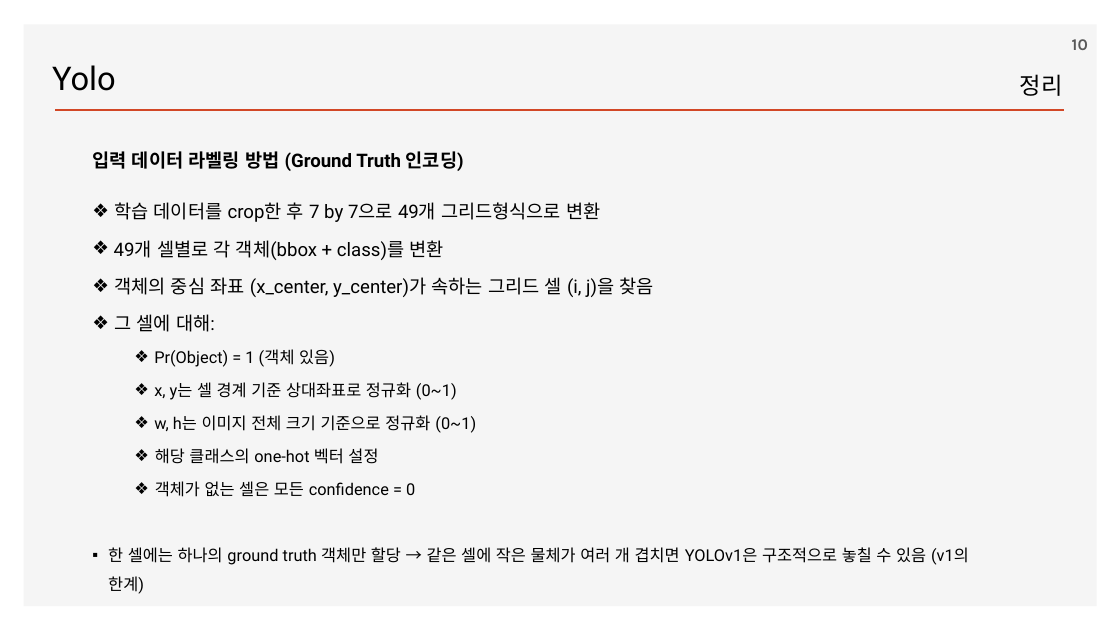
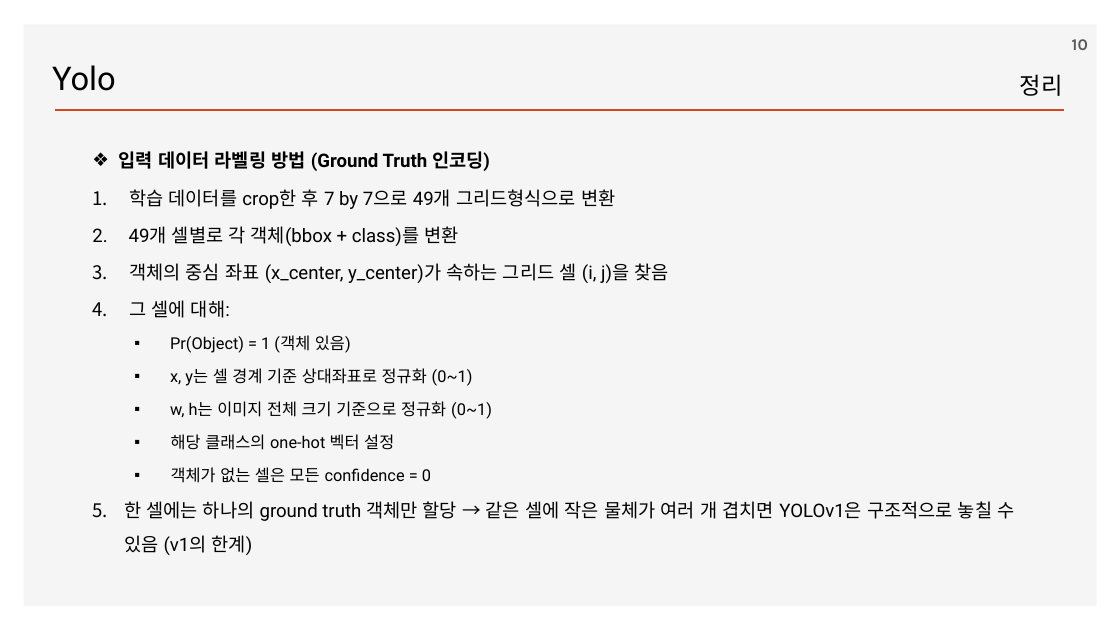
Before and after one commit to ancestor9/2026_Fall_Deep-Learning-with-Python, a slide deck: slide 10 of Chapter 12 Object detection.pptx. Drawn at 1120x630 pixels with LibreOffice and Linux fonts; fonts in the diff are those of the drawing; background and template pictures are left out. Boxes give left, top, right and bottom in pixels: in the first picture for what was removed or moved away, otherwise in the second. Text is boxed around its words. In the diff, an @@ line names an element or a change of style, - is before the commit and + after.

```diff
--- a/Chapter 12 Object detection.pptx
+++ b/Chapter 12 Object detection.pptx
@@ text "입력 데이터 라벨링 방법 (Ground ..." at [119,151,1014,555]: size 14 to 16 pt in "한 셀에는 하나의 ground truth 객체만 할당 ..."; bullet none to ❖; bullet ❖ to 1.; bullet ❖ to ▪; bullet ▪ to 1. @@
```
Also in this commit, not shown: 1 other slide changed.
